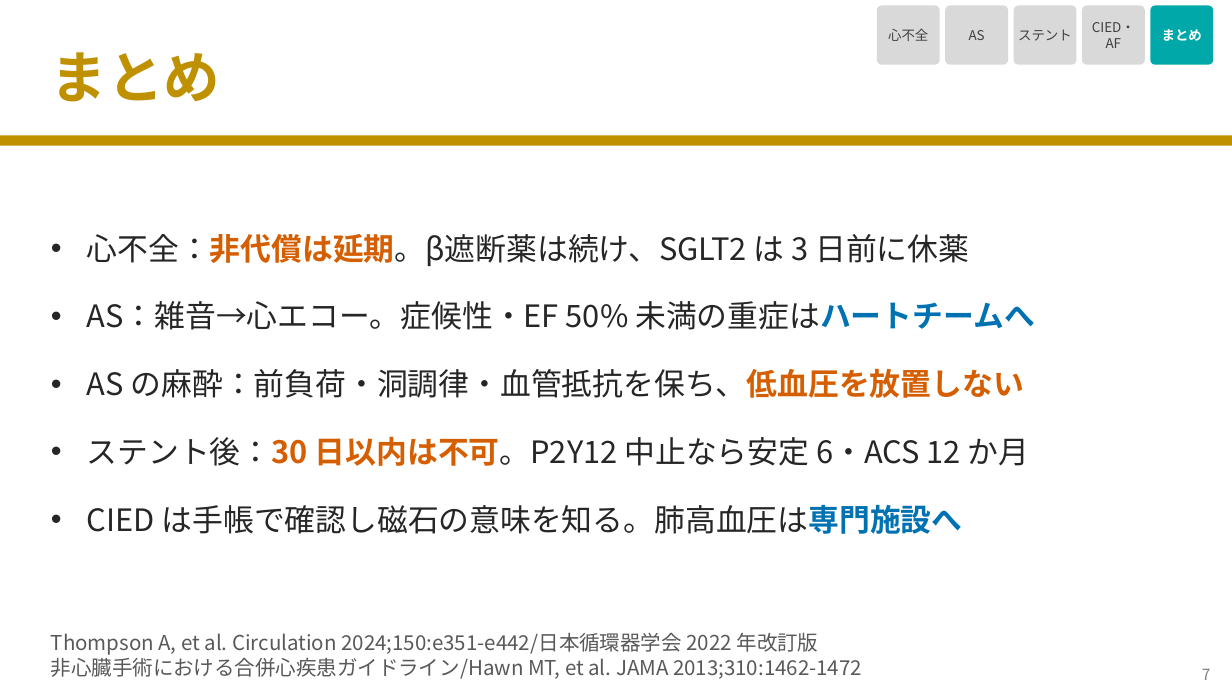
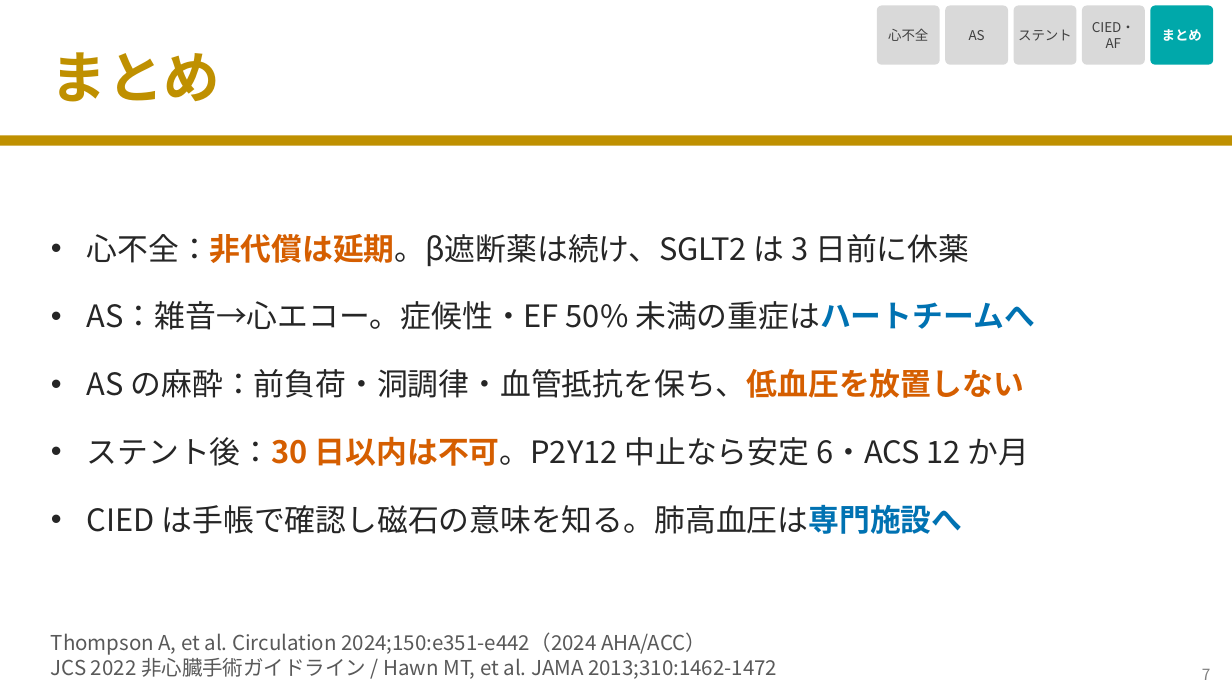
Before and after one commit to nobumitsu-3141/Anes-lecture, a slide deck: slide 8 of slides/4-8_cardiac_conditions/4-8_cardiac_conditions.pptx. Drawn at 1232x693 pixels with LibreOffice and Linux fonts; fonts in the diff are those of the drawing. Boxes give left, top, right and bottom in pixels: in the first picture for what was removed or moved away, otherwise in the second. Text is boxed around its words. In the diff, an @@ line names an element or a change of style, - is before the commit and + after.

```diff
--- a/slides/4-8_cardiac_conditions/4-8_cardiac_conditions.pptx
+++ b/slides/4-8_cardiac_conditions/4-8_cardiac_conditions.pptx
@@ text at bbox=[51, 632, 777, 679]: text changed @@
-Thompson A, et al. Circulation 2024;150:e351-e442/日本循環器学会 2022 年改訂版
-非心臓手術における合併心疾患ガイドライン/Hawn MT, et al. JAMA 2013;310:1462-1472
+Thompson A, et al. Circulation 2024;150:e351-e442（2024 AHA/ACC）
+JCS 2022 非心臓手術ガイドライン / Hawn MT, et al. JAMA 2013;310:1462-1472
```
Also in this commit, not shown: 3 other slides changed, 3 other files.
